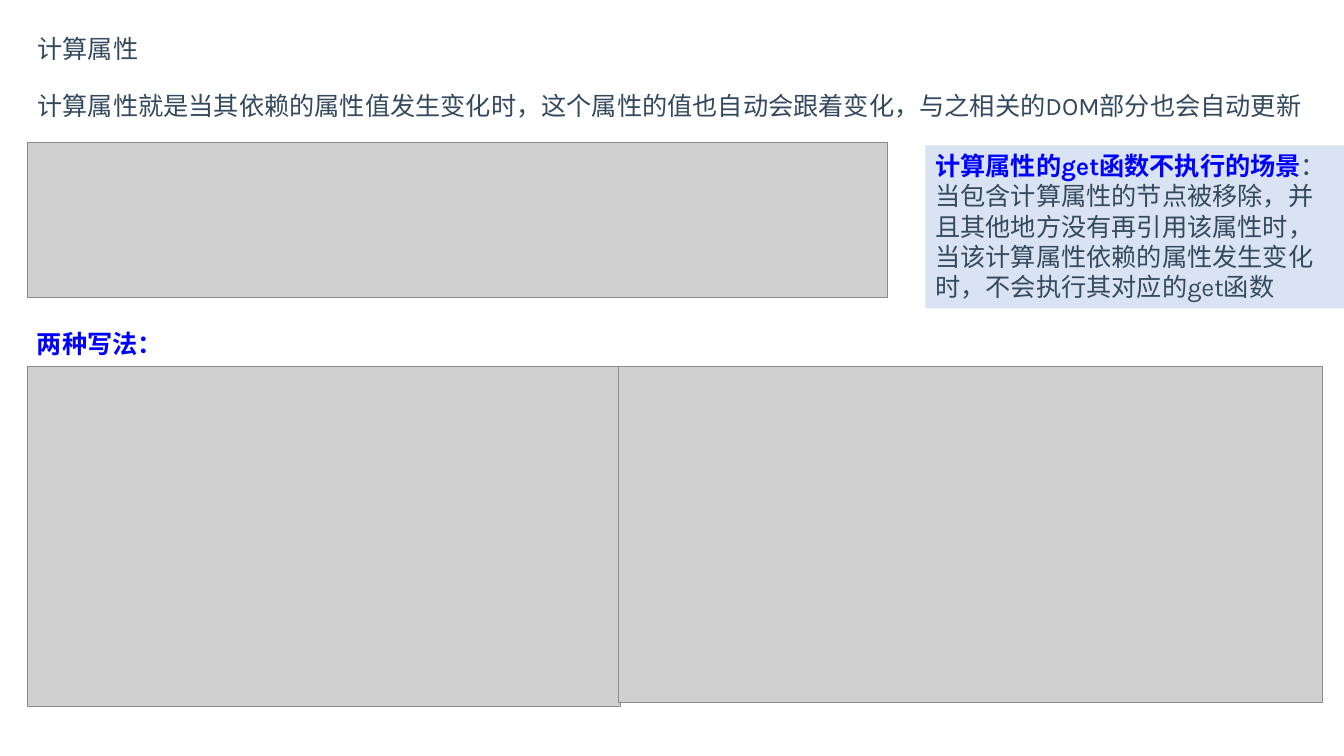
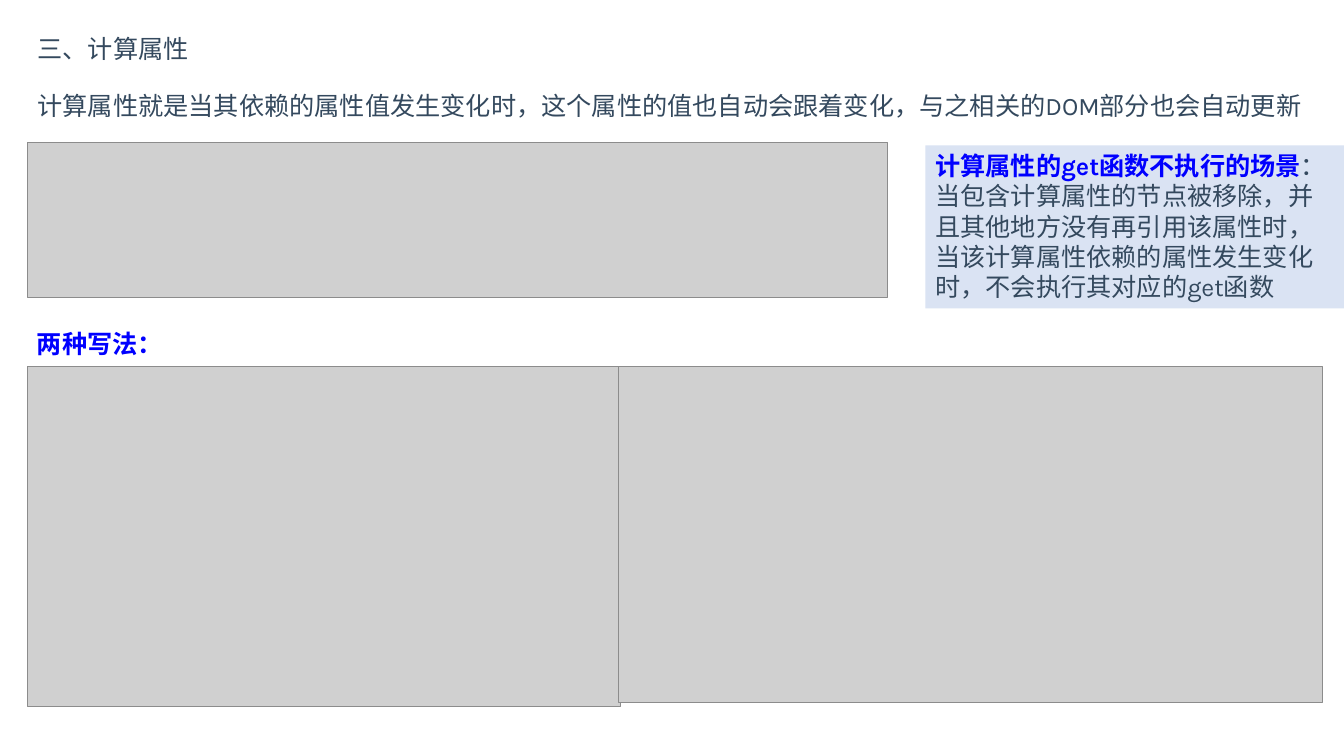
Before and after one commit to BinMarshall/studing, a slide deck: slide 21 of Vue/vue.pptx (slide 20 before the commit). Drawn at 1344x756 pixels with LibreOffice and Linux fonts; fonts in the diff are those of the drawing; grey boxes stand for pictures. Boxes give left, top, right and bottom in pixels: in the first picture for what was removed or moved away, otherwise in the second. Text is boxed around its words. In the diff, an @@ line names an element or a change of style, - is before the commit and + after.

```diff
--- a/Vue/vue.pptx
+++ b/Vue/vue.pptx
@@ text at (38,37,189,60): text changed @@
-计算属性
+三、计算属性
```
Also in this commit, not shown: 7 other slides changed, 1 slide added, 3 other files.
